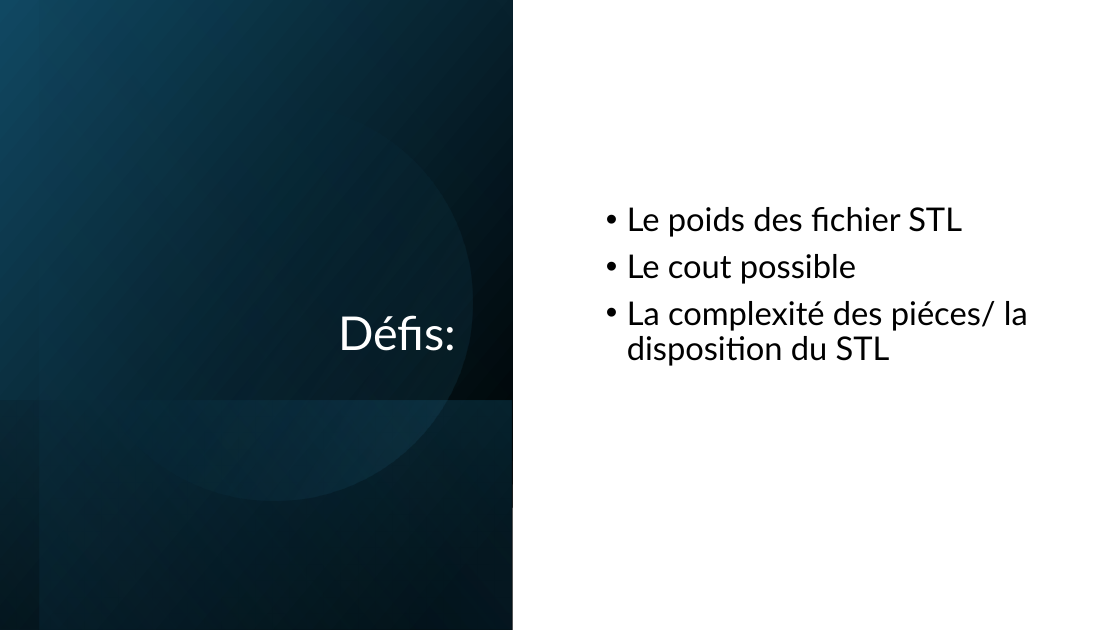
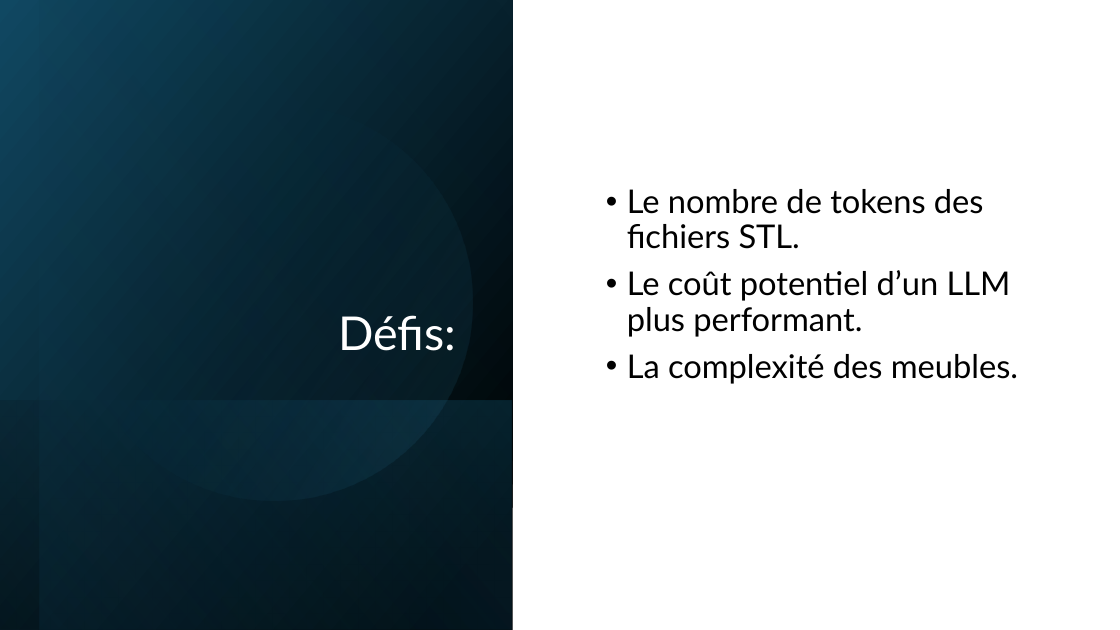
Before and after one commit to IzowRM/Stage-Cetic, a slide deck: slide 12 of TIM Pluo/Slide_Pluo.pptx. Drawn at 1120x630 pixels with LibreOffice and Linux fonts; fonts in the diff are those of the drawing. Boxes give left, top, right and bottom in pixels: in the first picture for what was removed or moved away, otherwise in the second. Text is boxed around its words. In the diff, an @@ line names an element or a change of style, - is before the commit and + after.

```diff
--- a/TIM Pluo/Slide_Pluo.pptx
+++ b/TIM Pluo/Slide_Pluo.pptx
@@ text at box(627, 189, 1018, 384): text changed @@
-• Le poids des fichier STL
-• Le cout possible
-• La complexité des piéces/ la disposition du STL
+• Le nombre de tokens des fichiers STL.
+• Le coût potentiel d’un LLM plus performant.
+• La complexité des meubles.
```
Also in this commit, not shown: 6 other slides changed, 3 slides added, 3 slides removed.
